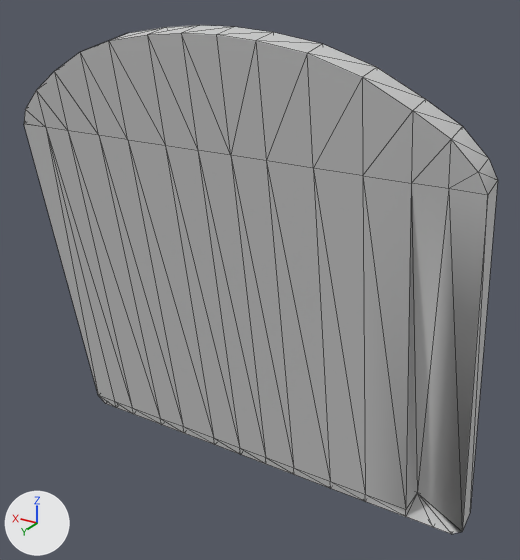
What one commit did to the FBX model CrowUnitySouces/Assets/Models/SM_Dash_PannelWheel.FBX.
The view is the same before and after, from a 50 mm lens placed at (-4.27, 6.66, 3.37), pointed at (-0.2, -0.11, -0.02). Arrows for +X, +Y and +Z are at lower left; the lights stay in place. Mesh edges are drawn as thin lines. Where no turn or scale is listed for an object, it has been applied to the vertices. Vertices at the same position are counted once.

The first picture shows 'Tableau_Volant'.
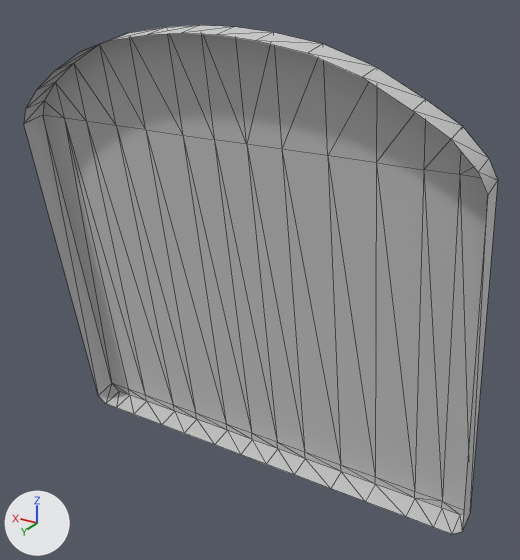
Scene script edits in JSON lines:
```json
{"block": "me_mesh", "where": "# used by ob_tableau_volant; location = (0.0, 0.0, 0.0)"}
{"op": "remove", "block": "me_mesh", "code": "me_mesh.from_pydata(...)  # 117 vertices, 230 faces; spans x -2.88..2.88, y -0.66..0.66, z -2.86..2.86"}
{"op": "add", "block": "me_mesh", "code": "me_mesh.from_pydata(...)  # 92 vertices, 148 faces; spans x -2.88..2.88, y -0.66..0.66, z -2.86..2.86"}
{"block": "me_mesh", "change": "me_mesh part 1"}
{"block": "me_mesh", "change": "25 vertices are removed from x -2.5..2.87, y -0.64..0.45, z -2.74..1.62"}
{"block": "me_mesh", "change": "82 faces are deleted"}
```

Boxes [x1, y1, x2, y2] around the edits, measured in the pictures (520 x 560 px):
```json
{"part": 1, "of": "me_mesh", "change": "deleted", "before": [24, 33, 488, 534]}
```
